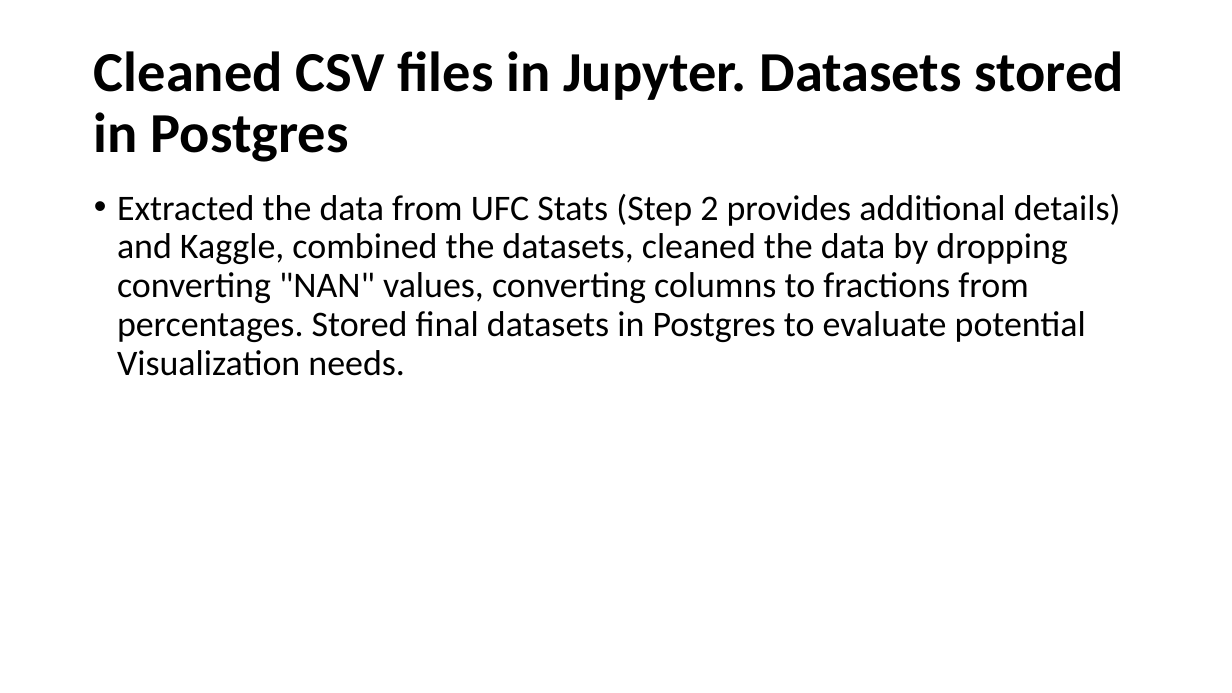
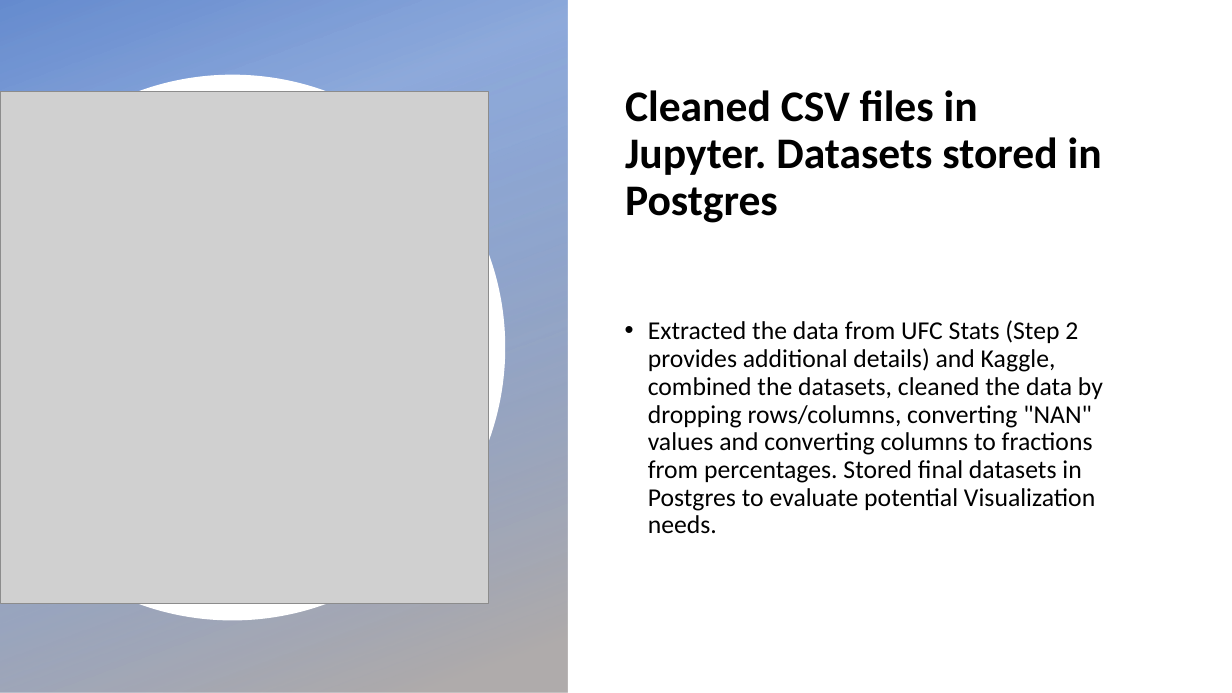
Before and after one commit to Rich-Hamilton88/machine_learning_project, a slide deck: slide 7 of Machine Learning Project/UFC.pptx (slide 5 before the commit). Drawn at 1232x693 pixels with LibreOffice and Linux fonts; fonts in the diff are those of the drawing; grey boxes stand for pictures; background and template pictures are left out. Boxes give left, top, right and bottom in pixels: in the first picture for what was removed or moved away, otherwise in the second. Text is boxed around its words. In the diff, an @@ line names an element or a change of style, - is before the commit and + after.

```diff
--- a/Machine Learning Project/UFC.pptx
+++ b/Machine Learning Project/UFC.pptx
@@ rectangle added at (x1=0, y1=0, x2=567, y2=693), fill gradient #4472C4 to #AFABAB @@
@@ freeform shape added at (x1=0, y1=75, x2=506, y2=621), fill #FFFFFF @@
@@ title "Cleaned CSV files in Jupyter. ..." moved from (x1=94, y1=51, x2=1124, y2=162) to (x1=625, y1=90, x2=1102, y2=223) @@
@@ title "Cleaned CSV files in Jupyter. ..." at (x1=625, y1=90, x2=1102, y2=223): size 44 to 34 pt @@
@@ picture added at (x1=0, y1=91, x2=489, y2=604) @@
@@ text "Extracted the data from UFC ..." at (x1=648, y1=320, x2=1103, y2=533): vertical alignment top to middle @@
@@ text at (x1=648, y1=320, x2=1103, y2=533): text changed; size 28 to 20 pt @@
-• Extracted the data from UFC Stats (Step 2 provides additional details) and Kaggle, combined the datasets, cleaned the data by dropping converting "NAN" values, converting columns to fractions from percentages. Stored final datasets in Postgres to evaluate potential Visualization needs.
+• Extracted the data from UFC Stats (Step 2 provides additional details) and Kaggle, combined the datasets, cleaned the data by dropping rows/columns, converting "NAN" values and converting columns to fractions from percentages. Stored final datasets in Postgres to evaluate potential Visualization needs.
```
Also in this commit, not shown: 8 other slides changed, 9 slides added, 6 slides removed, 1 other file.
